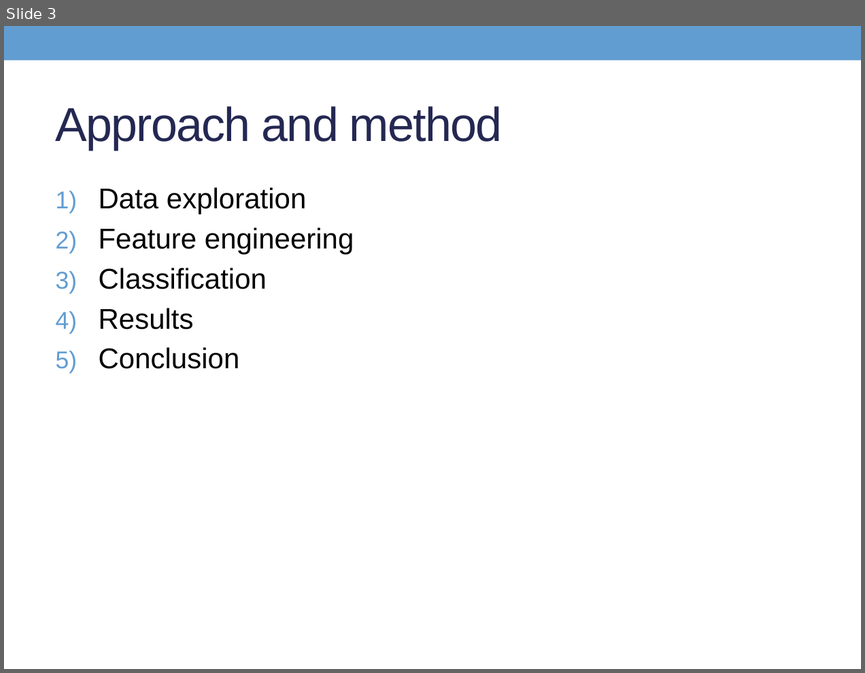
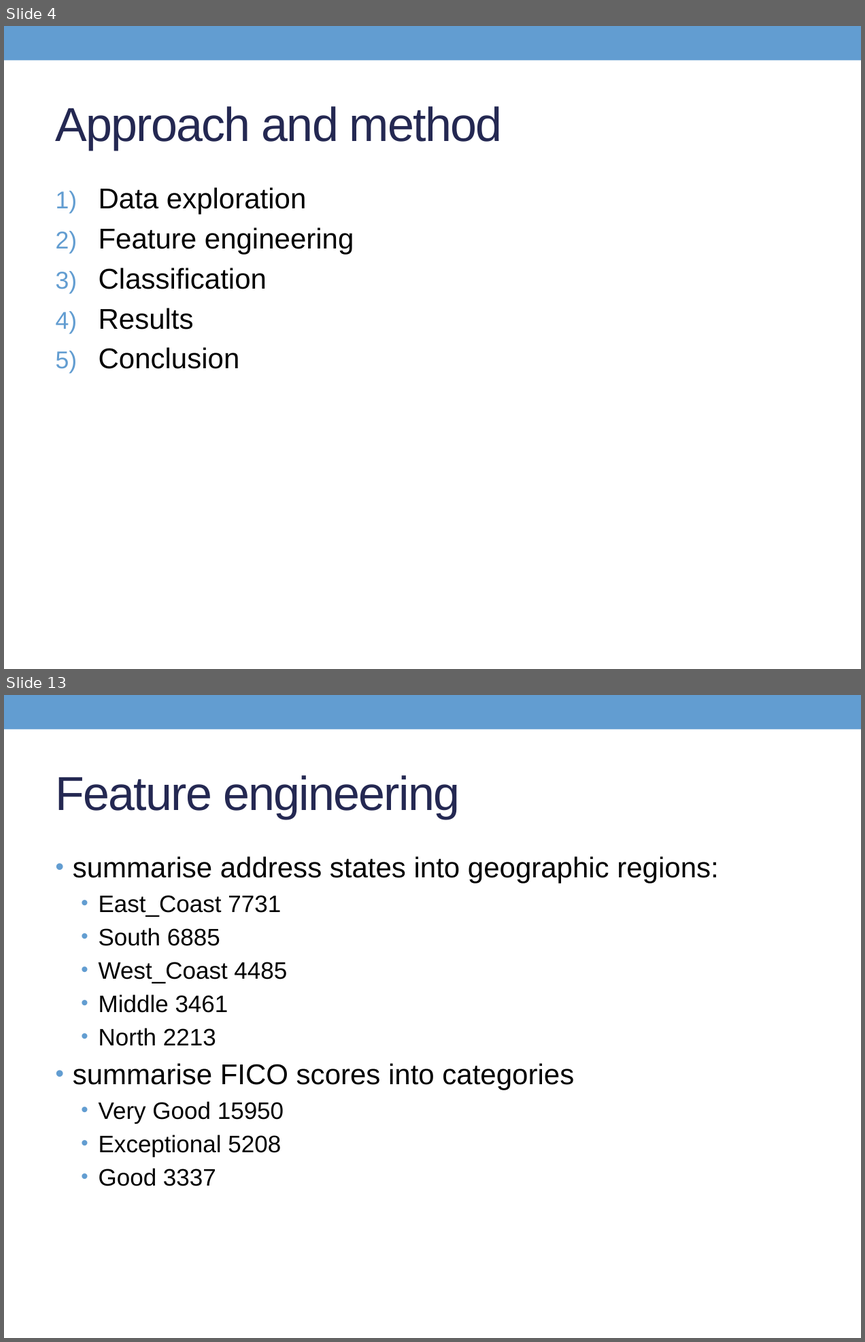
Before and after one commit to Son17/Data-Science-Projects, a slide deck: LG presentation.pptx. Shown one above the other, each under a label of ours: slide 3 before the commit, slides 4 and 13 after it; the slides between them are not shown. The pictures are 865x673 and 865x1342 pixels, drawn with LibreOffice and Linux fonts; fonts in the diff are those of the drawing. Boxes give left, top, right and bottom in pixels: in the first picture for what was removed or moved away, otherwise in the second. Text is boxed around its words. In the diff, an @@ line names an element or a change of style, - is before the commit and + after.

```diff
--- a/LG presentation.pptx
+++ b/LG presentation.pptx
@@ slide 13 added at [4,695,861,1338], background #FFFFFF; not listed: 1 template element that a slide beside it also shows @@
@@ title added at [56,775,460,819], 40 pt, text #242852 @@
+Feature engineering
@@ text added at [73,856,718,1186], 20 pt, text #000000 @@
+• summarise address states into geographic regions:
+  • East_Coast 7731
+  • South 6885
+  • West_Coast 4485
+  • Middle 3461
+  • North 2213
+• summarise FICO scores into categories
+  • Very Good 15950
+  • Exceptional 5208
+  • Good 3337
@@ what was slide 3 is now slide 4 @@
```
Also in this commit, not shown: 5 slides changed, 22 other slides added, 3 slides removed.
